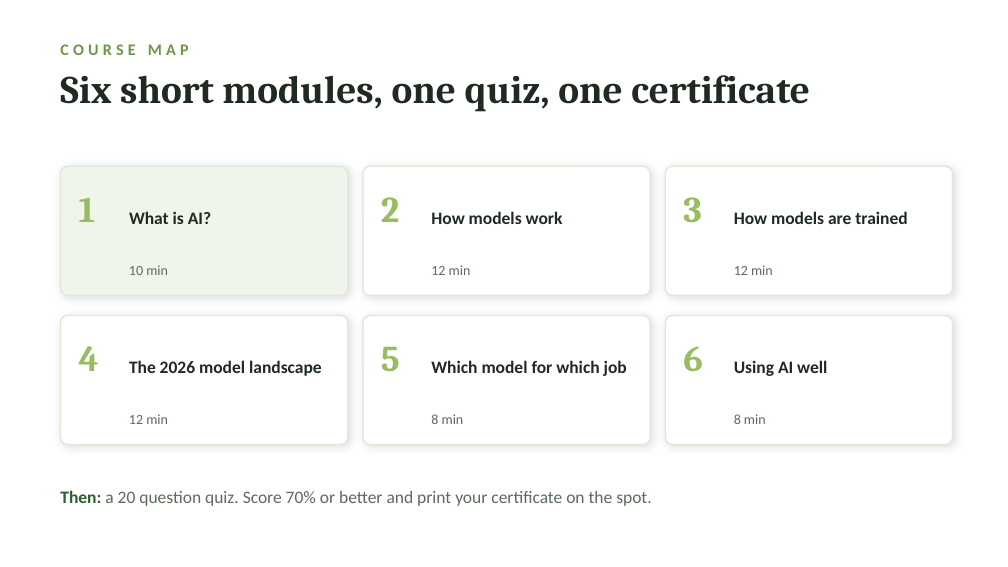
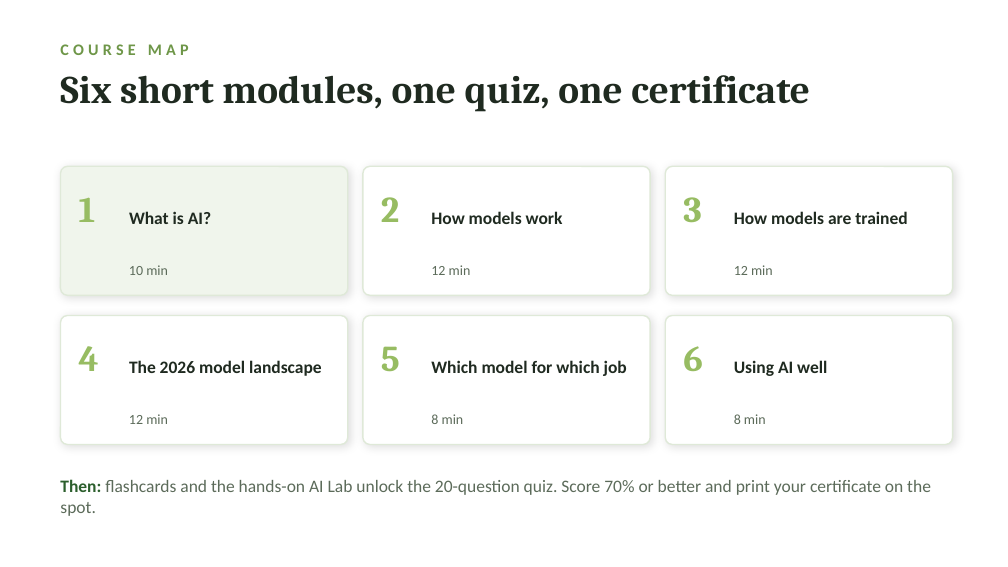
Before and after one commit to pkjaslam/Cambium_AI, a slide deck: slide 4 of courses/course-01-intro-to-ai/slides/Cambium-Academy-Course01-Intro-to-AI.pptx. Drawn at 1008x567 pixels with LibreOffice and Linux fonts; fonts in the diff are those of the drawing. Boxes give left, top, right and bottom in pixels: in the first picture for what was removed or moved away, otherwise in the second. Text is boxed around its words. In the diff, an @@ line names an element or a change of style, - is before the commit and + after.

```diff
--- a/courses/course-01-intro-to-ai/slides/Cambium-Academy-Course01-Intro-to-AI.pptx
+++ b/courses/course-01-intro-to-ai/slides/Cambium-Academy-Course01-Intro-to-AI.pptx
@@ text at [60, 479, 931, 516]: text changed @@
-Then: a 20 question quiz. Score 70% or better and print your certificate on the spot.
+Then: flashcards and the hands-on AI Lab unlock the 20-question quiz. Score 70% or better and print your certificate on the spot.
```
Also in this commit, not shown: 1 other slide changed, 16 other files.
